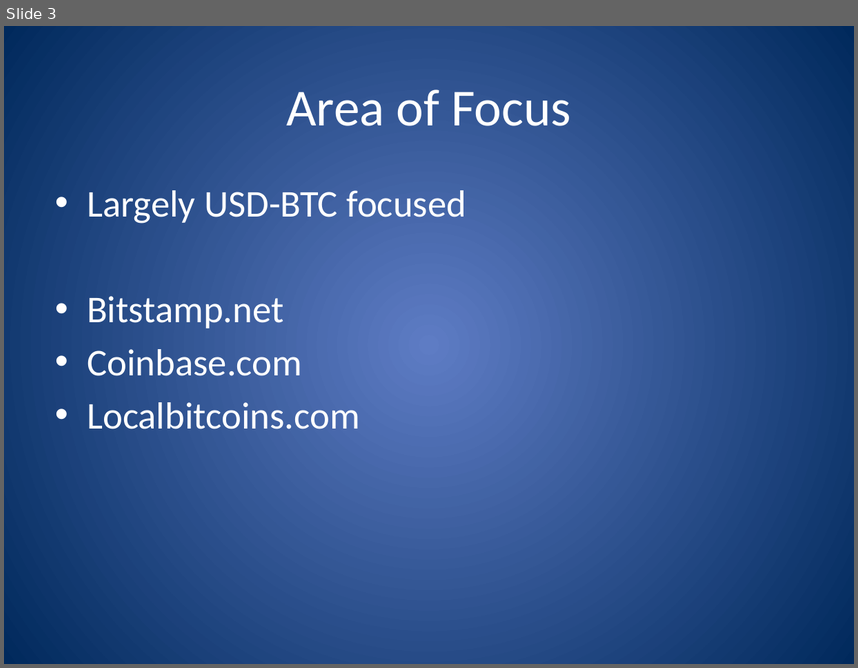
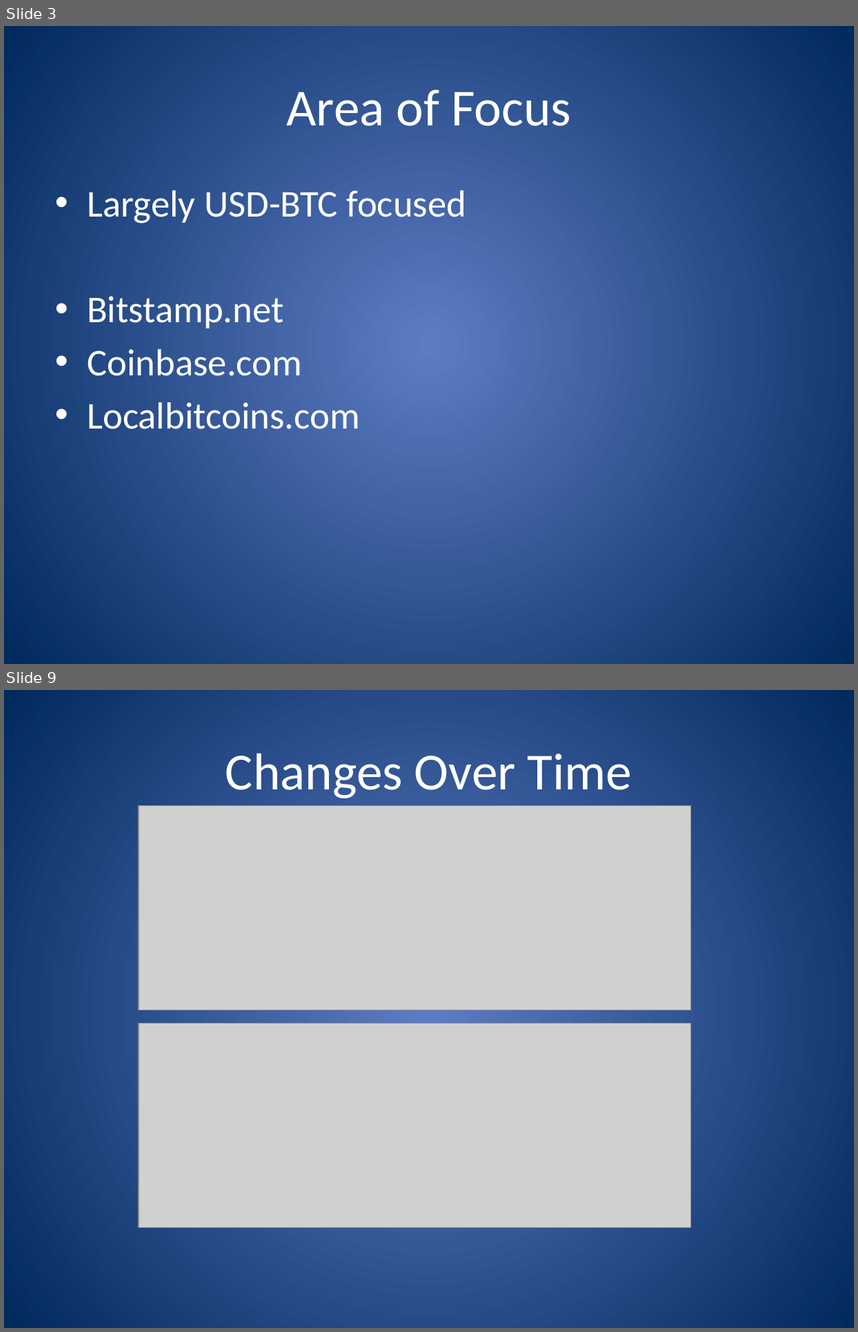
Before and after one commit to UVAqmoore/cccfinal, a slide deck: Presentation Slides.pptx. Shown one above the other, each under a label of ours: slide 3 before the commit, slides 3 and 9 after it; the slides between them are not shown. The pictures are 858x668 and 858x1332 pixels, drawn with LibreOffice and Linux fonts; fonts in the diff are those of the drawing; grey boxes stand for pictures. Boxes give left, top, right and bottom in pixels: in the first picture for what was removed or moved away, otherwise in the second. Text is boxed around its words. In the diff, an @@ line names an element or a change of style, - is before the commit and + after.

```diff
--- a/Presentation Slides.pptx
+++ b/Presentation Slides.pptx
@@ slide 9 added at (4, 690, 854, 1328), background gradient #5E7CC5 to #00295C @@
@@ title added at (225, 753, 632, 798), 44 pt, text #FFFFFF @@
+Changes Over Time
@@ picture added at (139, 806, 691, 1010) @@
@@ picture added at (139, 1023, 691, 1228) @@
```
Also in this commit, not shown: 4 slides changed, 2 other slides added.
